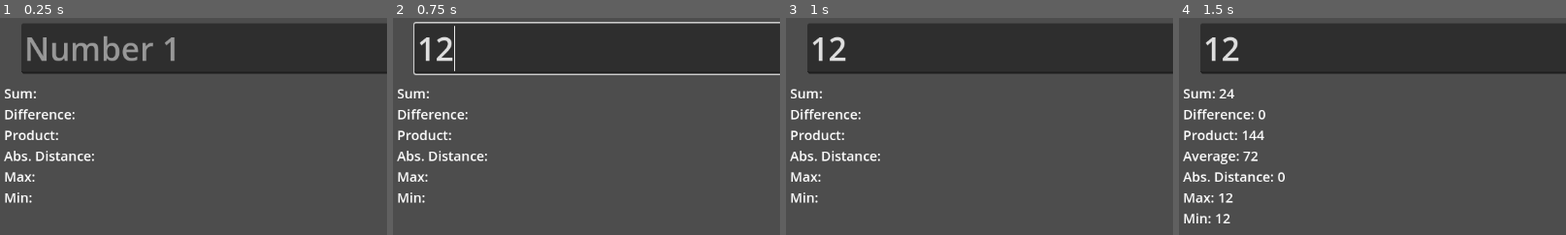
Above: before the commit, frames 1-4 (left to right).
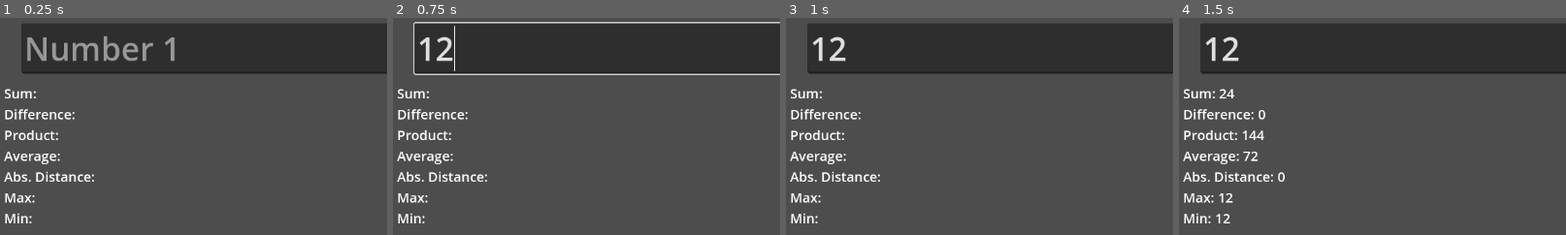
Above: after the commit, the same moments.

Repository: BrickWitmer/game-design-i
Game: Godot game, scene res://Langdocs/prog_88a.tscn
Two runs of this game, one before a commit and one after it. Both use one fixed random seed, a clock stepped at 60 frames per second and the inputs below. The project has no main scene, so this scene is started directly.
Inputs (mouse positions are % of the whole screen's width and height, from its top left):
- Up to frame 1 (0.25 s): no input
- Up to frame 2 (0.75 s): click (27, 7) at 0.52 s; type "12" at 0.6 s
- Up to frame 3 (1 s): click (76, 7) at 0.75 s; type "12" at 0.83 s
- Up to frame 4 (1.5 s): click "Calculate" at 1.25 s
The pictures show only the part of the screen within x 0-50%, y 0-50%; the shares and areas given below are measured in that part.

The runs differ from the first frame. In frame 1, 1.4% of the frame differs, in the area x 1-25%, y 61-95%; in frame 2, 1.4%; in frame 3, 1.4%; in frame 4, nothing differs.

Commit message:
update 9/10

Diff:
--- a/Langdocs/prog_88a.tscn
+++ b/Langdocs/prog_88a.tscn
@@ -42,6 +42,7 @@
 text = "Sum:
 Difference:
 Product:
+Average:
 Abs. Distance:
 Max:
 Min:
